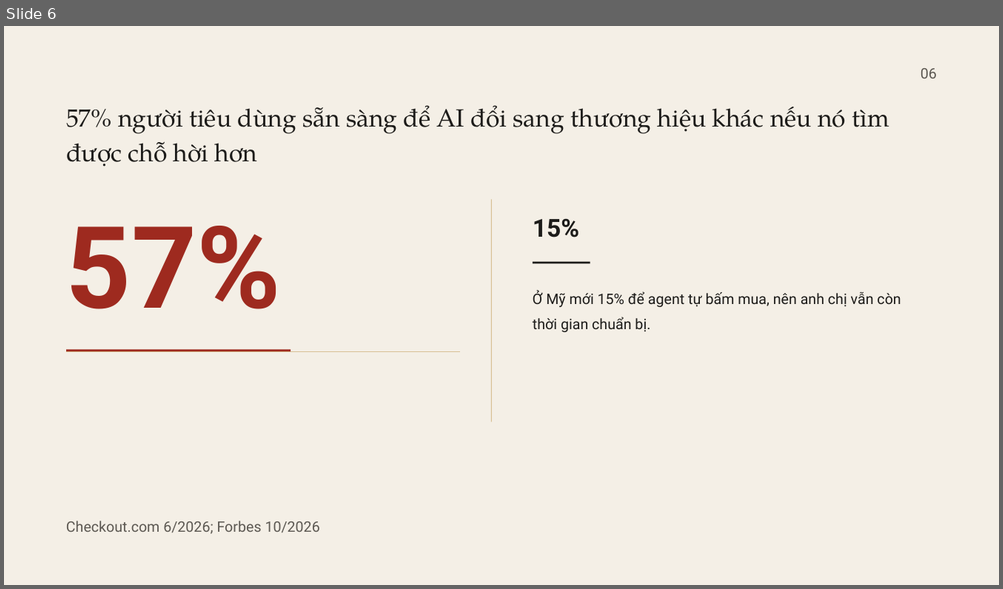
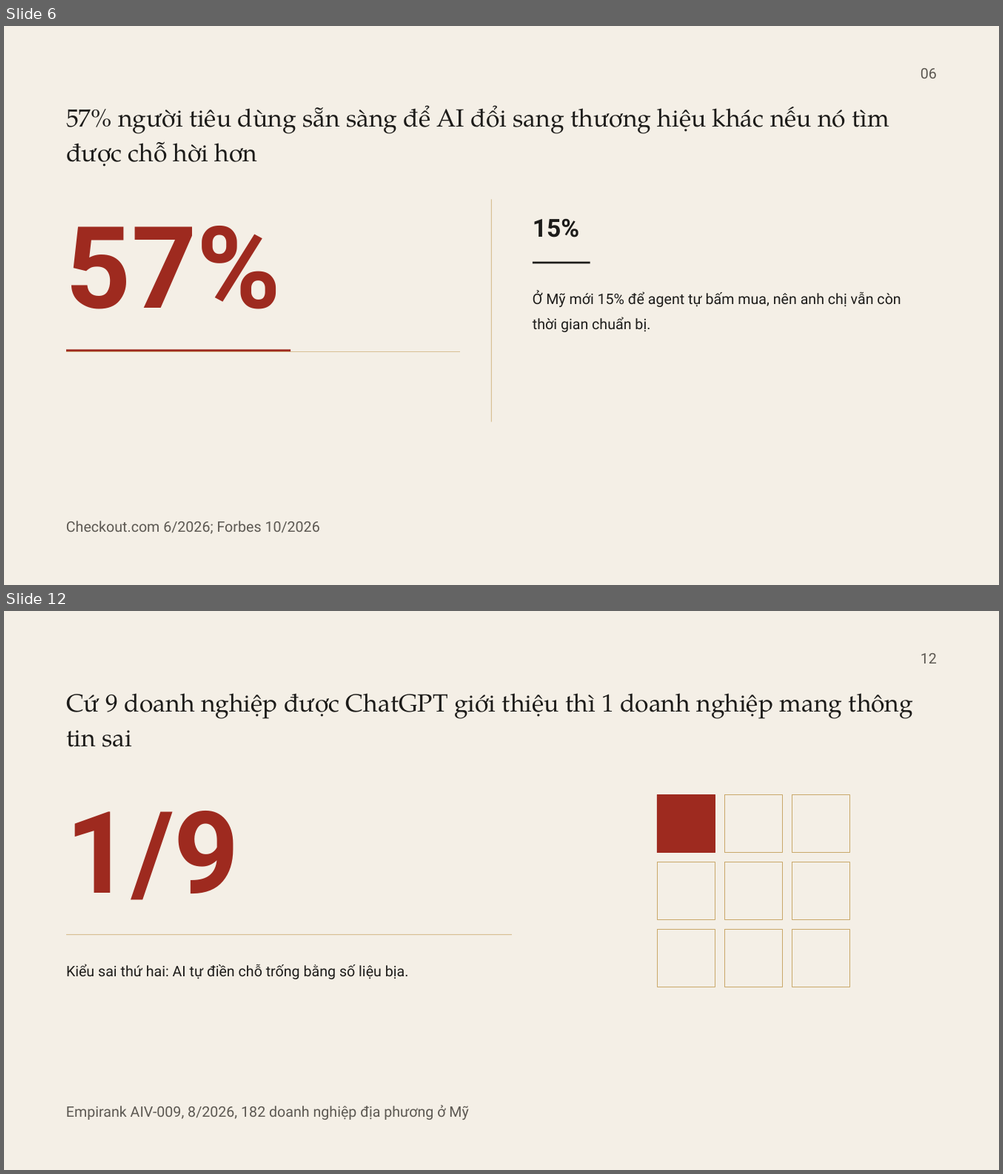
Before and after one commit to fyzdfyzd/linhx-engine, a slide deck: viec/lab130-slide-nhieu-vong/thiet-ke/v8/CSMO26_T21_v8.pptx. Shown one above the other, each under a label of ours: slide 6 before the commit, slides 6 and 12 after it; the slides between them are not shown. The pictures are 1003x589 and 1003x1174 pixels, drawn with LibreOffice and Linux fonts; fonts in the diff are those of the drawing. Boxes give left, top, right and bottom in pixels: in the first picture for what was removed or moved away, otherwise in the second. Text is boxed around its words. In the diff, an @@ line names an element or a change of style, - is before the commit and + after.

Commit message:
LAB130 v8: dựng đợt 2 (slide 7-12)

```diff
--- a/viec/lab130-slide-nhieu-vong/thiet-ke/v8/CSMO26_T21_v8.pptx
+++ b/viec/lab130-slide-nhieu-vong/thiet-ke/v8/CSMO26_T21_v8.pptx
@@ slide 12 added at (x1=4, y1=611, x2=999, y2=1170), background #F4EFE6 @@
@@ text added at (x1=920, y1=653, x2=936, y2=664), 14 pt, text #5C5852 @@
+12
@@ text added at (x1=66, y1=693, x2=913, y2=747), 24 pt, text #1C1B19 @@
+Cứ 9 doanh nghiệp được ChatGPT giới thiệu thì 1 doanh nghiệp mang thông tin sai
@@ rectangle added at (x1=657, y1=795, x2=715, y2=854), fill #9E2A1F, outline #9E2A1F 0.5 pt @@
@@ rectangle added at (x1=724, y1=795, x2=782, y2=854), outline #C9A86A 0.5 pt @@
@@ rectangle added at (x1=792, y1=795, x2=850, y2=854), outline #C9A86A 0.5 pt @@
@@ text added at (x1=66, y1=811, x2=239, y2=900), 110 pt, text #9E2A1F, bold @@
+1/9
@@ rectangle added at (x1=657, y1=863, x2=715, y2=920), outline #C9A86A 0.5 pt @@
@@ rectangle added at (x1=724, y1=863, x2=782, y2=920), outline #C9A86A 0.5 pt @@
@@ rectangle added at (x1=792, y1=863, x2=850, y2=920), outline #C9A86A 0.5 pt @@
@@ rectangle added at (x1=66, y1=935, x2=512, y2=936), fill #C9A86A @@
@@ rectangle added at (x1=657, y1=930, x2=715, y2=988), outline #C9A86A 0.5 pt @@
@@ rectangle added at (x1=724, y1=930, x2=782, y2=988), outline #C9A86A 0.5 pt @@
@@ rectangle added at (x1=792, y1=930, x2=850, y2=988), outline #C9A86A 0.5 pt @@
@@ text added at (x1=66, y1=964, x2=409, y2=980), 14 pt, text #1C1B19 @@
+Kiểu sai thứ hai: AI tự điền chỗ trống bằng số liệu bịa.
@@ text added at (x1=66, y1=1105, x2=468, y2=1120), 14 pt, text #5C5852 @@
+Empirank AIV-009, 8/2026, 182 doanh nghiệp địa phương ở Mỹ
```
Also in this commit, not shown: 5 other slides added, 19 other files.
